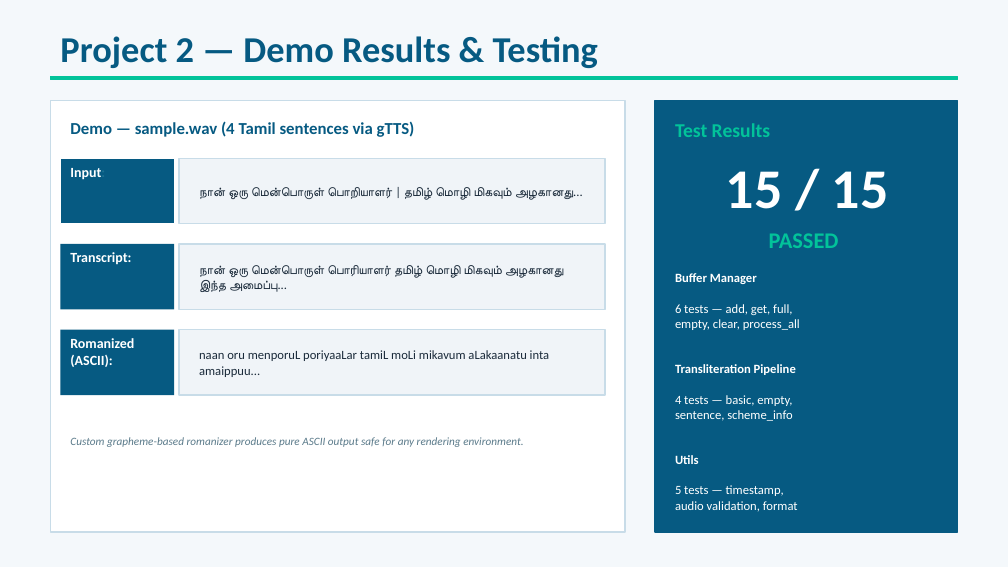
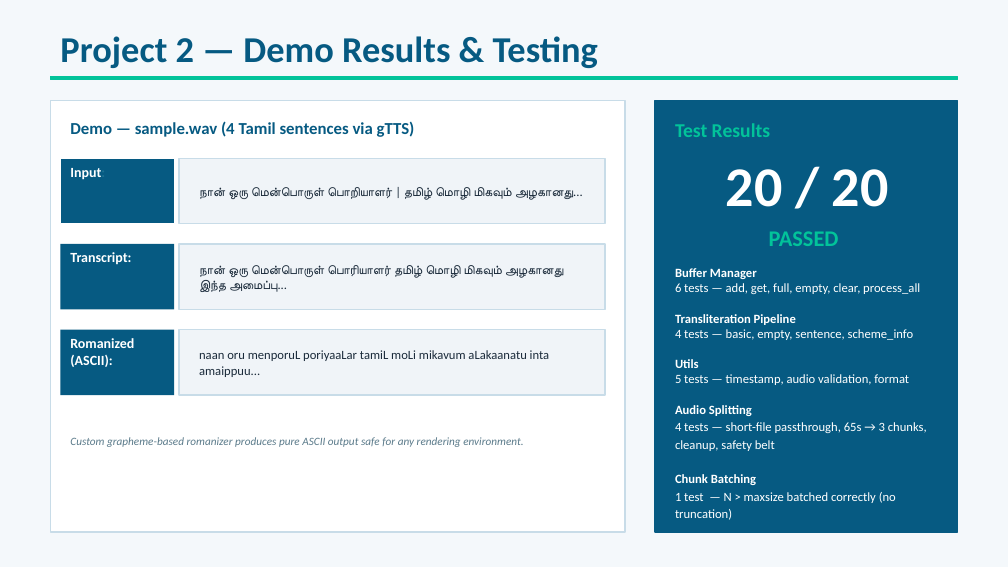
Before and after one commit to samadarsh/indic-translation-asr-project, a slide deck: slide 10 of presentation/final_presentation.pptx. Drawn at 1008x567 pixels with LibreOffice and Linux fonts; fonts in the diff are those of the drawing. Boxes give left, top, right and bottom in pixels: in the first picture for what was removed or moved away, otherwise in the second. Text is boxed around its words. In the diff, an @@ line names an element or a change of style, - is before the commit and + after.

Commit message:
Implement chunked-audio buffer with bounded batching for Task 2 ASR
- Add split_audio() and cleanup_chunks() helpers in app/utils.py for
  fixed-duration (<=30s) WAV chunk generation via pydub
- Refactor transcribe_with_buffer() in app/asr_pipeline.py to process all
  chunks via bounded batches; long audio is no longer truncated at the
  queue capacity of 10
- Add TestAudioSplitting (4 tests) and TestChunkBatching (1 mock test)
  in test_pipeline.py; total unit test count is now 20
- Add pydub>=0.25.1 to task2 requirements.txt
- Update task2 README, project1/2 summary PDFs, system_architecture.png,
  buffer_flow_diagram.png, and final_presentation.pptx to reflect the
  new chunked-audio architecture and 20-test count

```diff
--- a/presentation/final_presentation.pptx
+++ b/presentation/final_presentation.pptx
@@ text at (x1=726, y1=169, x2=889, y2=207): text changed @@
-15 / 15
+20 / 20
@@ text at (x1=675, y1=268, x2=920, y2=294): text changed @@
-Buffer Manager
-6 tests — add, get, full,
-empty, clear, process_all
+Buffer Manager
+6 tests — add, get, full, empty, clear, process_all
@@ text at (x1=675, y1=374, x2=927, y2=520): text changed @@
-5 tests — timestamp,
-audio validation, format
+5 tests — timestamp, audio validation, format
+Audio Splitting
+4 tests — short-file passthrough, 65s → 3 chunks, cleanup, safety belt
+Chunk Batching
+1 test — N > maxsize batched correctly (no truncation)
```
Also in this commit, not shown: 6 other slides changed, 9 other files.
